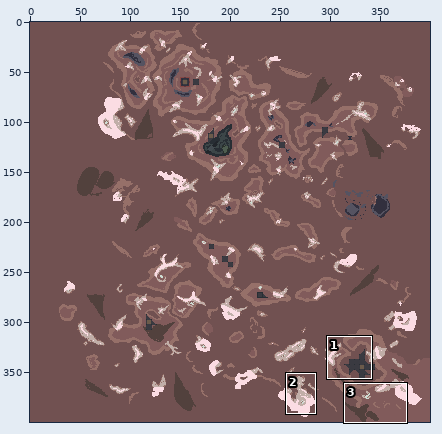
Edited in one commit: sprite sheet (maps/seven.png). The picture above shows the old version from afar; the outline marks the close-up.
Close-up. The starting point:
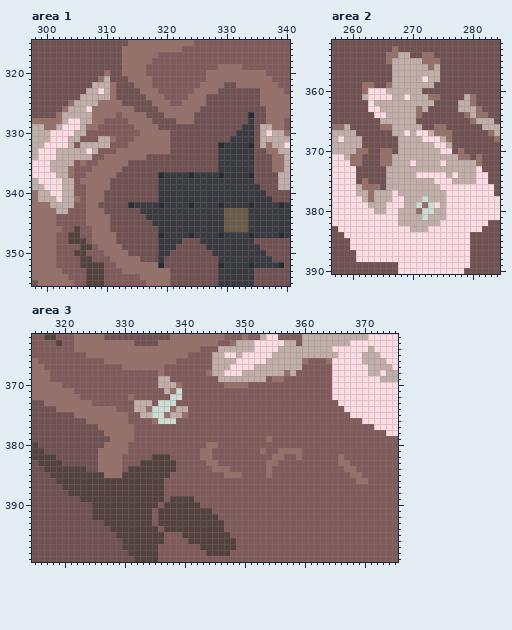
The file is 400x400 pixels. Colours within 5 levels of each other are drawn and written as one. Shown: area 1: x 298..340, y 315..355; area 2: x 257..284, y 352..390; area 3: x 315..375, y 362..399. The commit also changed other parts of the picture, which this record leaves out.
Now the later version:
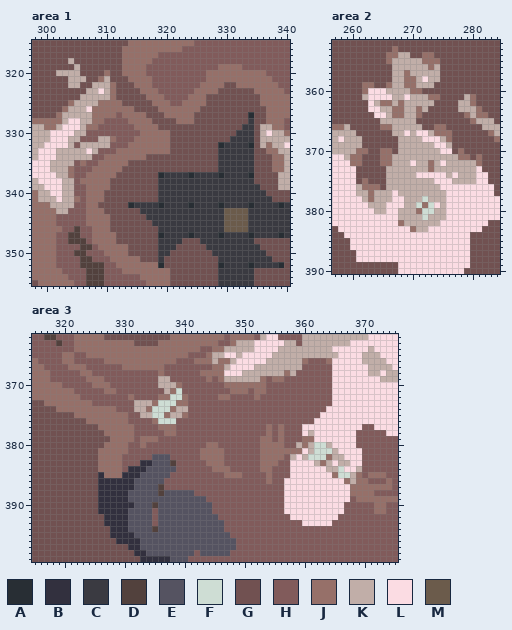
Palette (. is transparent): A #282e34  B #32303e  C #3a3a41  D #52413d  E #555361  F #ceddd4  G #715151  H #815b5b  J #967069  K #c1aea8  L #fbdce3  M #6b5b4b
Edits made:
Changed rows in their new state; - is an unchanged pixel.
Area 1:
first column x 302:
318 --K-------------------------------
319 ---K------------------------------
320 KKKK------------------------------
321 --KKK-----------------------------
322 --KK------------------------------
323 ---------------------------------J
first column x 313:
349 J
Area 2:
first column x 265:
357 ----J--
358 ----JJ-
359 ----JJ-
360 -----JJ
362 JJ-J---
363 --JJ---
364 --JJ---
first column x 273:
372 J
373 J
first column x 268:
382 J--
383 --J
Area 3:
first column x 315:
362 ---------------------------------JJ-J------------------------
364 ------------------------------JJ-----------------------------
365 -----JJ----------------------J-------------------------------
366 -----JJ--------------------JJJ-JJ----------------------------
367 ------JJJ---------------------JJ-----------------------------
368 --------JJ------------------J-JJ-----------------------------
369 ---------JJJ-----------------J-J------J----------------------
370 ----------JJJ-----------------------JJJ----------------------
371 ------------JJ-------------------JJJ-JJ----------------------
372 ---------------------JJ--J-----JJ----J-----------------------
373 --------------------J---JJ------------------------L----------
374 -------------------------------------------------LLL---------
375 ------------------------------------------------LLLLL--------
376 -----------------------------------------------LLLLLLLL------
377 ---------------------JJJ---------------J-J---LLLLLLLLLL------
378 ----------------------JJ---------------J-J---LKLLLLLLL-------
379 ------------------JJJ-----------------J--J---JJLLLLLLL-------
380 G-----------------J-------------------JJJJ--KJKFFKLLLL-------
381 GG----------------------------JJ-------JJ----LKFFFKLLLL------
382 GGGG----------------EEE-------JJ------JJ---KLKFFFJKKLLL------
383 -GGGG-------------BBEEE--------J------J----LLLLKJKLKKLL------
384 --GGGGGGG-------BBBEEEEE--------------J----LLLLLLKKFLLK------
385 ---GGGGGGGGB---BBBEEEEE--------------------LLLLLLLJFFK--JJJ--
386 ----GGGGGGGBBBBBBEEEEE-----------------J--LLLLLLLLLLJK-----J-
387 -----GGGGGGBBBBBBEEEE---------------------LLLLLLLLLLLJJJJJJJ-
388 ------GGGGGBBBBBEEEEE-EEEEE---------------LLLLLLLLLLLJJJJ----
389 --------GGGBBBBBEEEEEEEEEEEEE-------------LLLLLLLLLLL-JJJJJJJ
390 ----------GBBBBBBEEE-EEEEEEEEE------------LLLLLLLLLL-----JJ--
391 ----------GBBBBBEEEE-EEEEEEEEE------------LLLLLLLLLL-----JJ--
392 ----------GGBBBBEEEE-EEEEEEEEEE------------LLLLLLLL----------
393 ------------BBBBEEEE-EEEEEEEEEEE-------------LLLLL-----------
394 -------------BBBEEEE-EEEEEEEEEEE-----------------------------
395 -------------BBBBEEEEEEEEEEEEEEEE----------------------------
396 --------------BBBBEEEEEEEEEEEEEEEE---------------------------
397 ---------------GBBEEEEEEEEEEEEEEEE---------------------------
398 ----------------GBBEEEEEEEE-EEEEE----------------------------
399 -----------------GBBBBBEEE-----------------------------------
Where, in picture pixels (left, top, right, bottom), the same in both close-ups:
changed: (56, 58, 86, 88)
changed: (254, 88, 260, 94)
changed: (122, 244, 128, 250)
changed: (380, 70, 422, 118)
changed: (428, 160, 434, 172)
changed: (398, 220, 416, 232)
changed: (32, 334, 398, 562)
